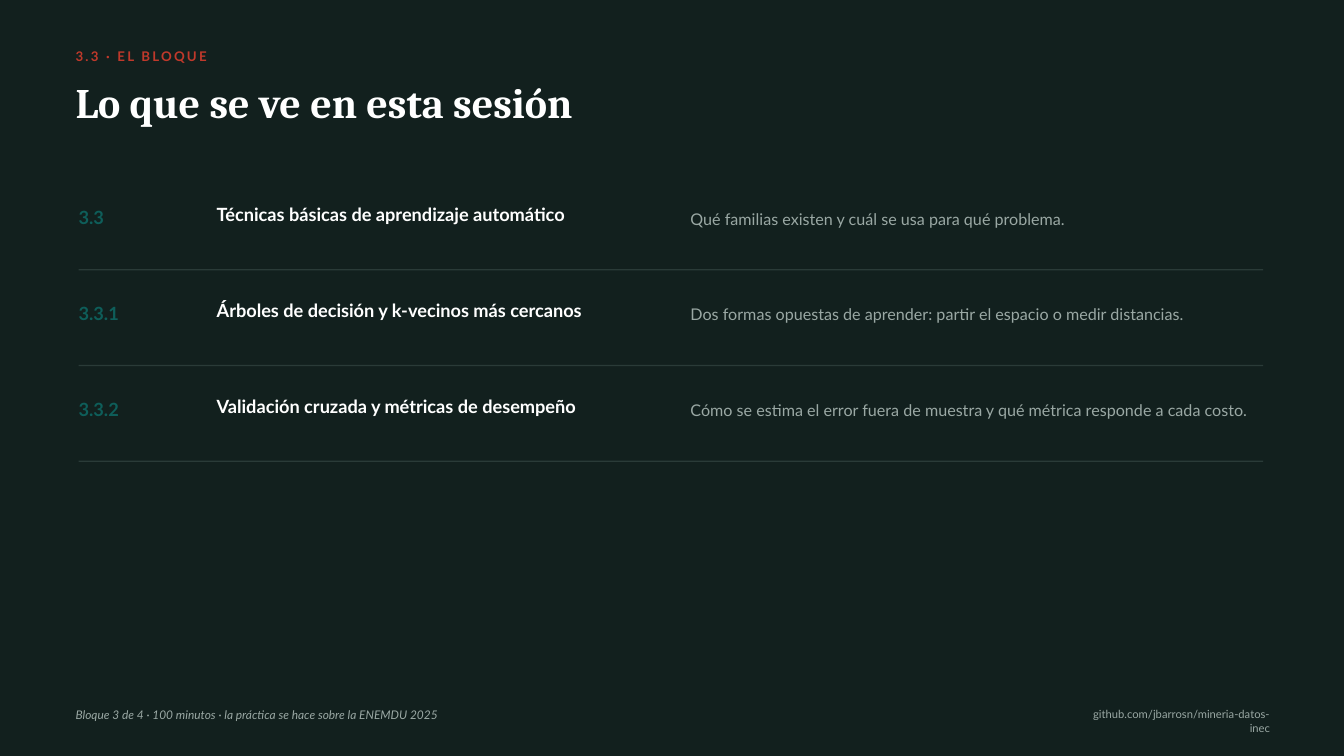
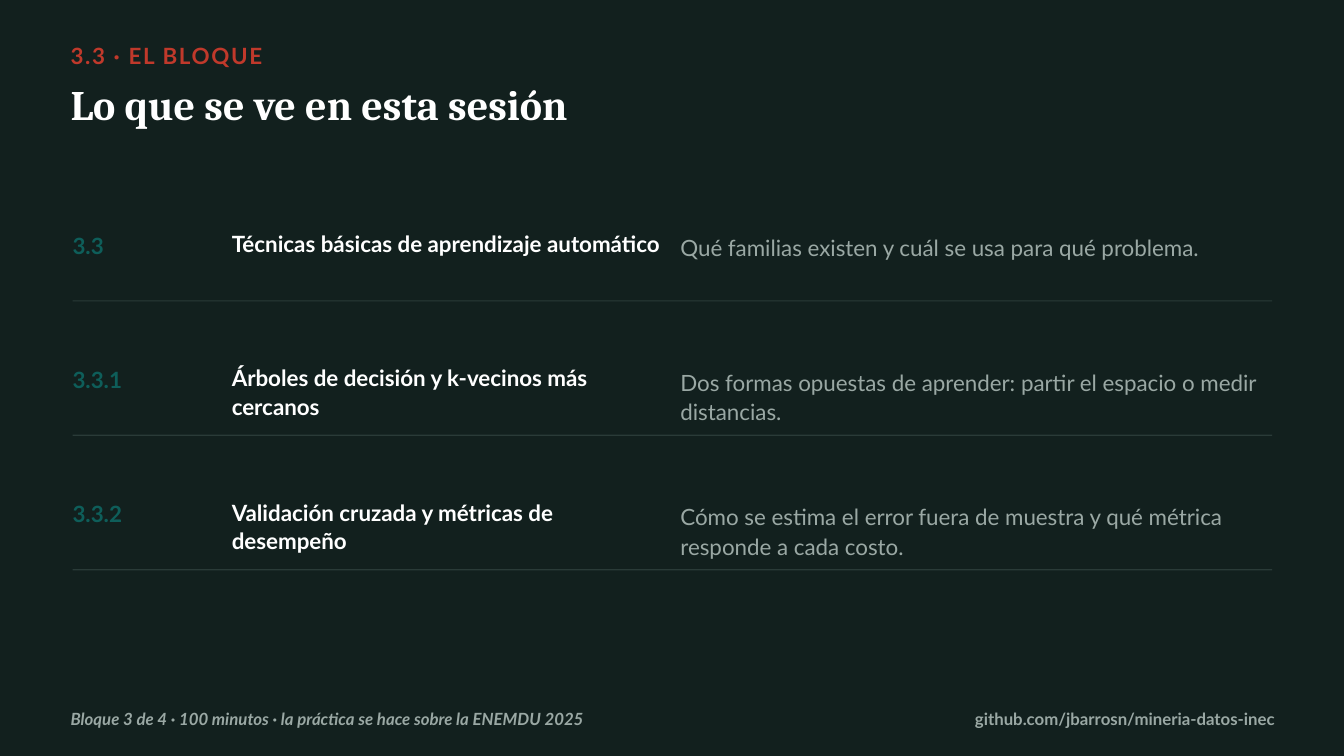
Before and after one commit to jbarrosn/mineria-datos-inec, a slide deck: slide 2 of docs/diapositivas/03_aprendizaje_automatico.pptx. Drawn at 1344x756 pixels with LibreOffice and Linux fonts; fonts in the diff are those of the drawing. Boxes give left, top, right and bottom in pixels: in the first picture for what was removed or moved away, otherwise in the second. Text is boxed around its words. In the diff, an @@ line names an element or a change of style, - is before the commit and + after.

```diff
--- a/docs/diapositivas/03_aprendizaje_automatico.pptx
+++ b/docs/diapositivas/03_aprendizaje_automatico.pptx
@@ text "3.3 · EL BLOQUE" at [71,47,263,67]: size 9.5 to 16 pt, letter spacing 1.6 to 1.2 pt @@
@@ text "Lo que se ve en ..." at [71,90,567,129]: line spacing 0.98 to 0.95 @@
@@ text "3.3": place and size @@
-text "3.3" at [79,211,104,224]
+text "3.3" at [73,238,104,254]
@@ text "Técnicas básicas de aprendizaje automático": place and size @@
-text "Técnicas básicas de aprendizaje automático" at [217,207,565,225]
+text "Técnicas básicas de aprendizaje automático" at [232,235,660,256]
@@ text "Qué familias existen y cuál ...": place and size @@
-text "Qué familias existen y cuál ..." at [690,213,1065,228]
+text "Qué familias existen y cuál ..." at [680,239,1198,260]
@@ rectangle: place and size @@
-rectangle at [79,269,1263,270]
+rectangle at [73,300,1272,301]
@@ text "3.3.1": place and size @@
-text "3.3.1" at [79,307,119,320]
+text "3.3.1" at [73,372,122,388]
@@ text "Árboles de decisión y k-vecinos ...": place and size @@
-text "Árboles de decisión y k-vecinos ..." at [217,302,581,320]
+text "Árboles de decisión y k-vecinos ..." at [232,367,587,415]
@@ text "Dos formas opuestas de aprender: ...": place and size @@
-text "Dos formas opuestas de aprender: ..." at [690,308,1183,323]
+text "Dos formas opuestas de aprender: ..." at [680,374,1256,420]
@@ rectangle: place and size @@
-rectangle at [79,365,1263,366]
+rectangle at [73,435,1272,436]
@@ size 13 to 16 pt in 3 elements at [73,238,104,254], [73,372,122,388], [73,506,122,522] @@
@@ text "3.3.2": place and size @@
-text "3.3.2" at [79,403,119,416]
+text "3.3.2" at [73,506,122,522]
@@ size 13 to 16 pt; line spacing 1.1 to 1.05 in 3 elements at [232,235,660,256], [232,367,587,415], [232,504,553,553] @@
@@ text "Validación cruzada y métricas de ...": place and size @@
-text "Validación cruzada y métricas de ..." at [217,399,576,416]
+text "Validación cruzada y métricas de ..." at [232,504,553,553]
@@ size 11.5 to 16 pt; line spacing 1.12 to 1.1 in 3 elements at [680,239,1198,260], [680,374,1256,420], [680,508,1222,559] @@
@@ text "Cómo se estima el error ...": place and size @@
-text "Cómo se estima el error ..." at [690,404,1247,419]
+text "Cómo se estima el error ..." at [680,508,1222,559]
@@ rectangle: place and size @@
-rectangle at [79,461,1263,462]
+rectangle at [73,570,1272,571]
@@ text "Bloque 3 de 4 · ..." at [71,712,584,728]: size 8.5 to 12 pt, bold on @@
@@ text "github.com/jbarrosn/mineria-datos-inec": place and size @@
-text "github.com/jbarrosn/mineria-datos-inec" at [1093,710,1270,732]
+text "github.com/jbarrosn/mineria-datos-inec" at [975,712,1275,728]
@@ text "github.com/jbarrosn/mineria-datos-inec" at [975,712,1275,728]: size 8 to 12 pt, bold on @@
```
Also in this commit, not shown: 14 other slides changed, 5 other files.
